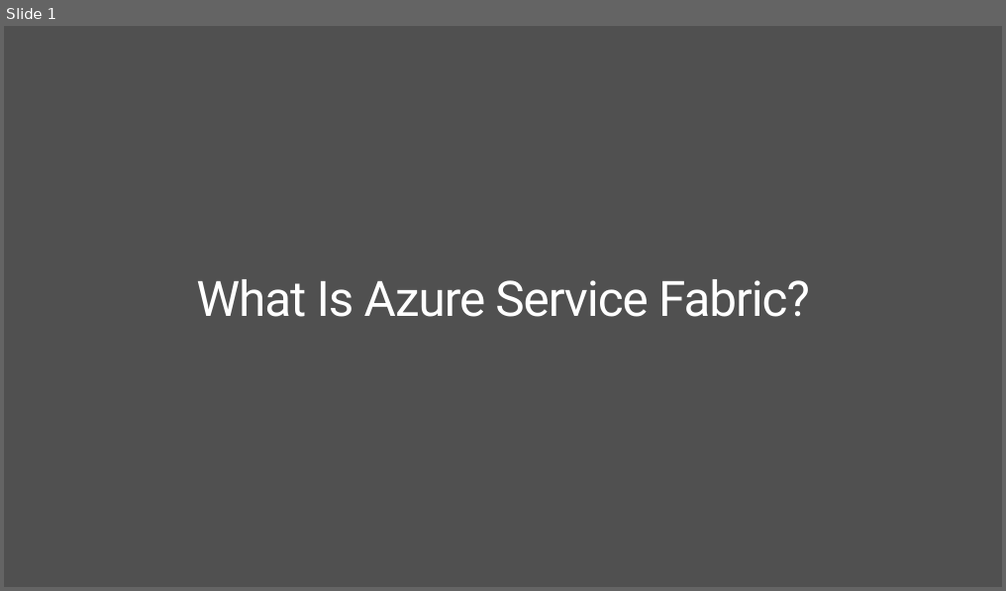
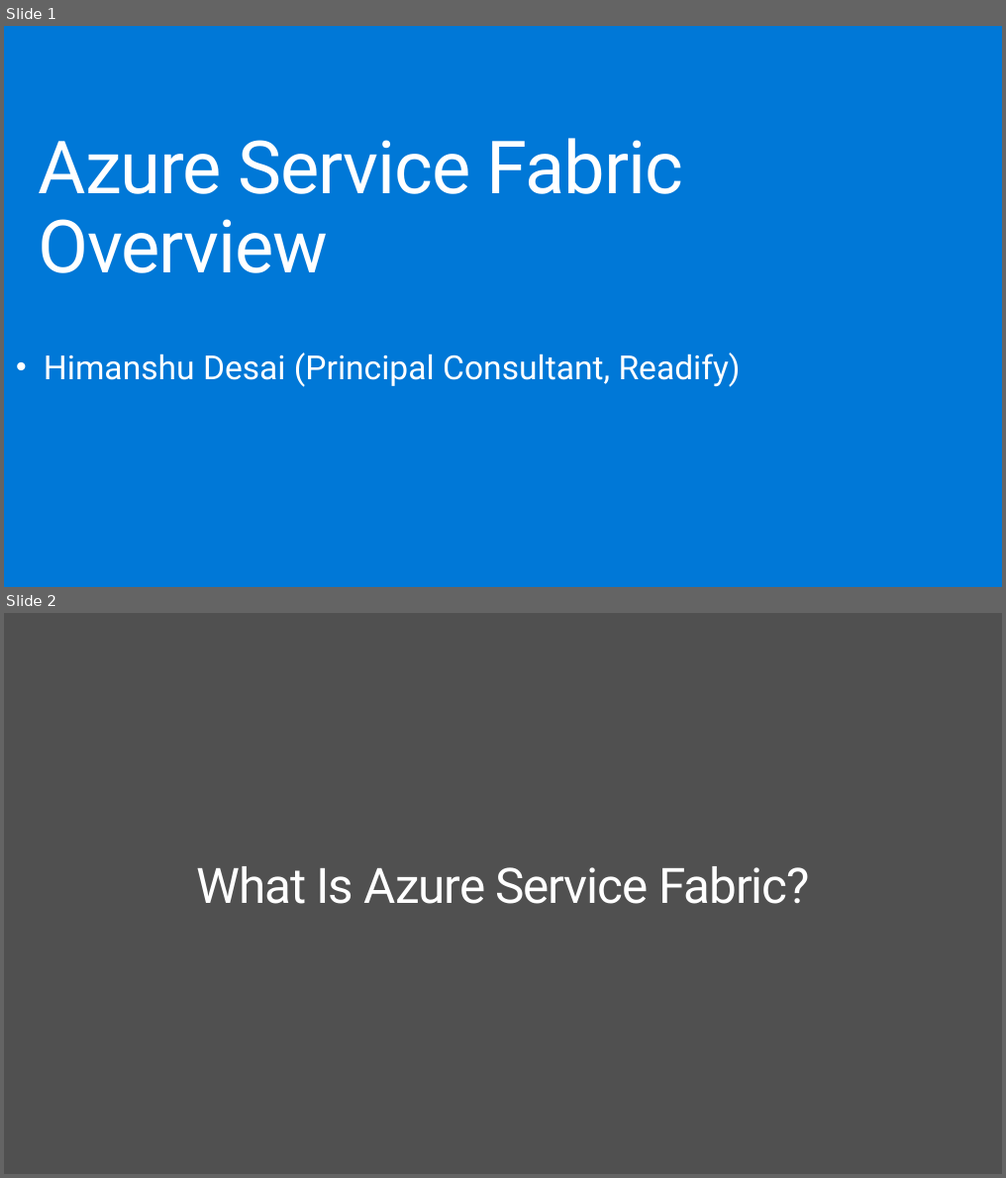
Before and after one commit to AzureActivationDay/DevCamp, a slide deck: Presentation/Service-Fabric/Service Fabric Overview.pptx. Shown one above the other, each under a label of ours: slide 1 before the commit, slides 1 and 2 after it. The pictures are 1006x591 and 1006x1178 pixels, drawn with LibreOffice and Linux fonts; fonts in the diff are those of the drawing. Boxes give left, top, right and bottom in pixels: in the first picture for what was removed or moved away, otherwise in the second. Text is boxed around its words. In the diff, an @@ line names an element or a change of style, - is before the commit and + after.

```diff
--- a/Presentation/Service-Fabric/Service Fabric Overview.pptx
+++ b/Presentation/Service-Fabric/Service Fabric Overview.pptx
@@ slide 1 added at box(4, 26, 1002, 587), background #0078D7 @@
@@ title added at box(38, 138, 683, 274), 70.6 pt, text #FFFFFF @@
+Azure Service Fabric Overview
@@ text added at box(44, 353, 741, 387), 32 pt, text #FFFFFF @@
+• Himanshu Desai (Principal Consultant, Readify)
@@ what was slide 1 is now slide 2 @@
```
Also in this commit, not shown: 1 other slide added, 14 other files.
